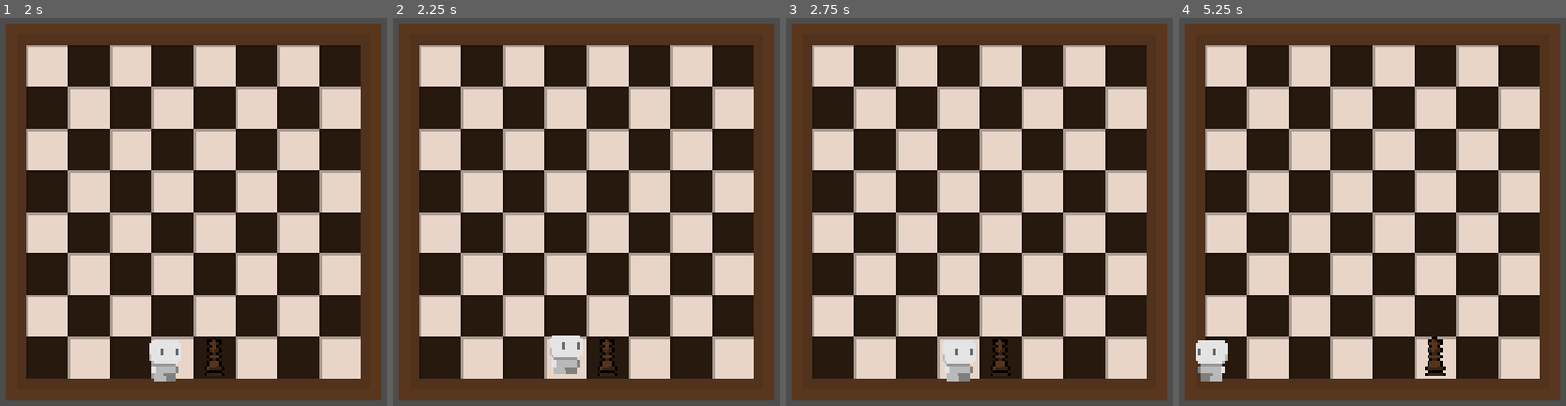
Above: before the commit, frames 1-4 (left to right).
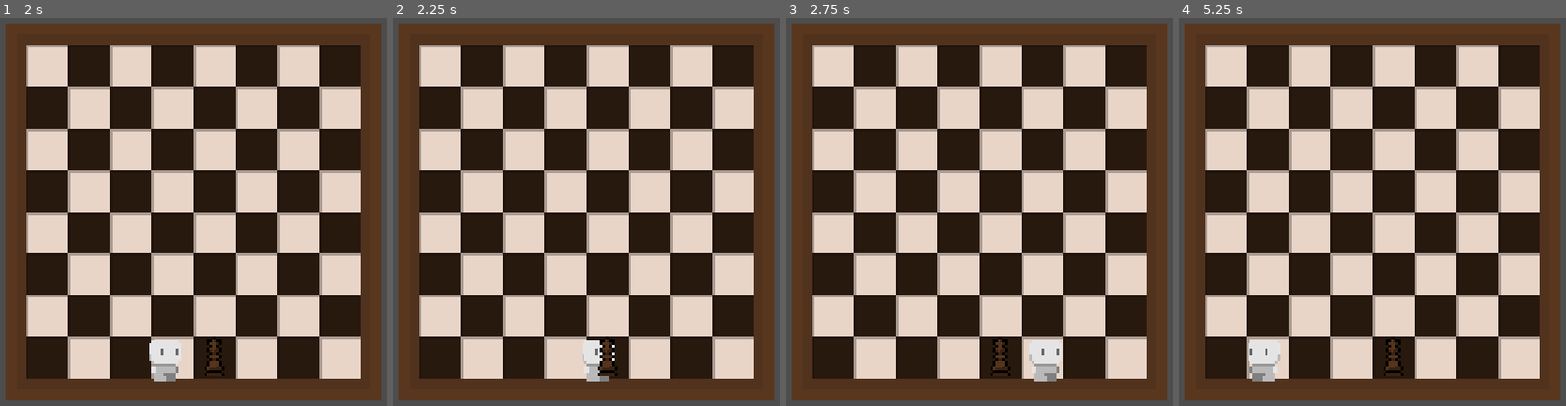
Above: after the commit, the same moments.

Repository: rs-code-hk/chess_gone_rogue
Game: Godot game, scene res://Scenes/game.tscn
The game is run twice, just before and just after one commit, with the same random seed, the same clock (stepped at 60 frames per second) and the same inputs.
Inputs:
- Up to frame 1 (2 s): tap Enter (ui_accept) at 0.5, 0.77, 1.52 s; hold J (attack) 0.53-1.28 s; tap A (a) at 0.6 s; tap J (attack) at 1.35 s; tap D (d) at 1.55 s
- Up to frame 2 (2.25 s): tap D (d) at 2.1 s
- Up to frame 3 (2.75 s): tap S (s) at 2.3 s
- Up to frame 4 (5.25 s): tap S (s) at 2.85 s; tap Enter (ui_accept) at 3.02, 3.77, 4.52 s; tap W (w) at 3.05, 3.6 s; tap A (a) at 3.8, 4.35 s; tap J (attack) at 4.55 s; hold J (attack) from 5.03 s (still down)

Frame 1 is identical in both runs. In frame 2, 1.2% of the frame differs, in the area x 40-58%, y 81-94%; in frame 3, 1.6%; in frame 4, 2.2%, in the area x 4-69%, y 82-94%.

Commit message:
Setup Enemy Hitting

Diff:
--- a/chess-gone-rogue/Scenes/event_bus.gd
+++ b/chess-gone-rogue/Scenes/event_bus.gd
@@ -1,5 +1,7 @@
 extends Node
 
+signal detect_enemy_hit
+signal hit_enemy(enemy)
 
 # Called when the node enters the scene tree for the first time.
 func _ready() -> void:
--- a/chess-gone-rogue/Scenes/game_manager.gd
+++ b/chess-gone-rogue/Scenes/game_manager.gd
@@ -1,11 +1,8 @@
 extends Node
-
 
 # Called when the node enters the scene tree for the first time.
 func _ready() -> void:
-	pass # Replace with function body.
+	EventBus.hit_enemy.connect(getHit)
 
-
-# Called every frame. 'delta' is the elapsed time since the previous frame.
-func _process(delta: float) -> void:
-	pass
+func getHit() -> void:
+	print("Enemy hit")
--- a/chess-gone-rogue/Scenes/player_movement.gd
+++ b/chess-gone-rogue/Scenes/player_movement.gd
@@ -107,7 +107,6 @@
 	#attack_left.get_collider() == get_node(KING_PATH) or attack_right.get_collider() == get_node(KING_PATH)
 	if Input.is_action_pressed("attack") and notAttacked:
 		notAttacked = false
-		print("Attacking")
-		get_node(KING_PATH).queue_free()
+		EventBus.hit_enemy.emit()
 
 	move_and_slide()
